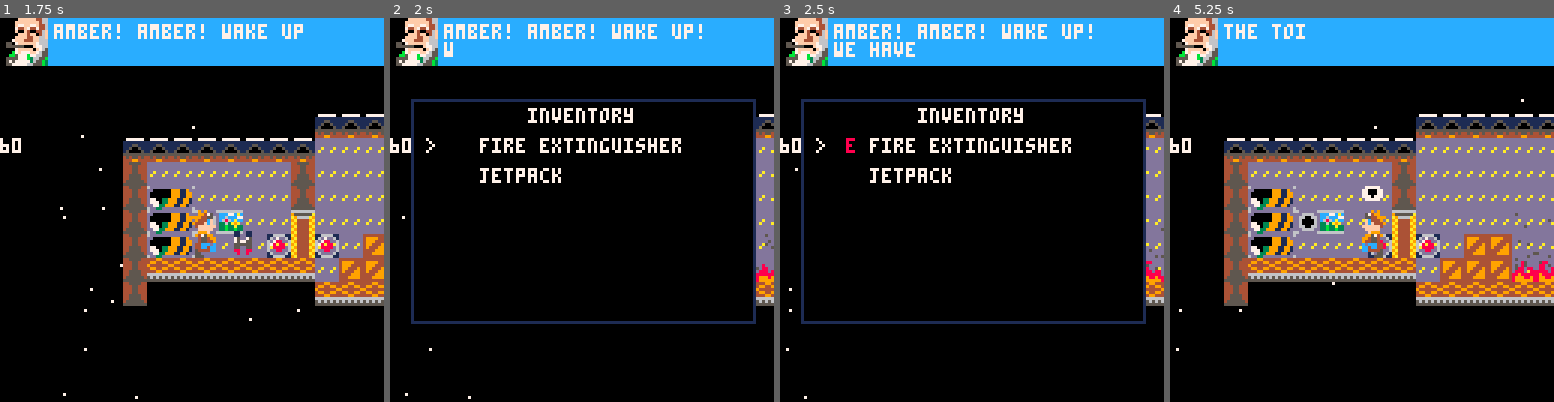
Above: before the commit, frames 1-4 (left to right).
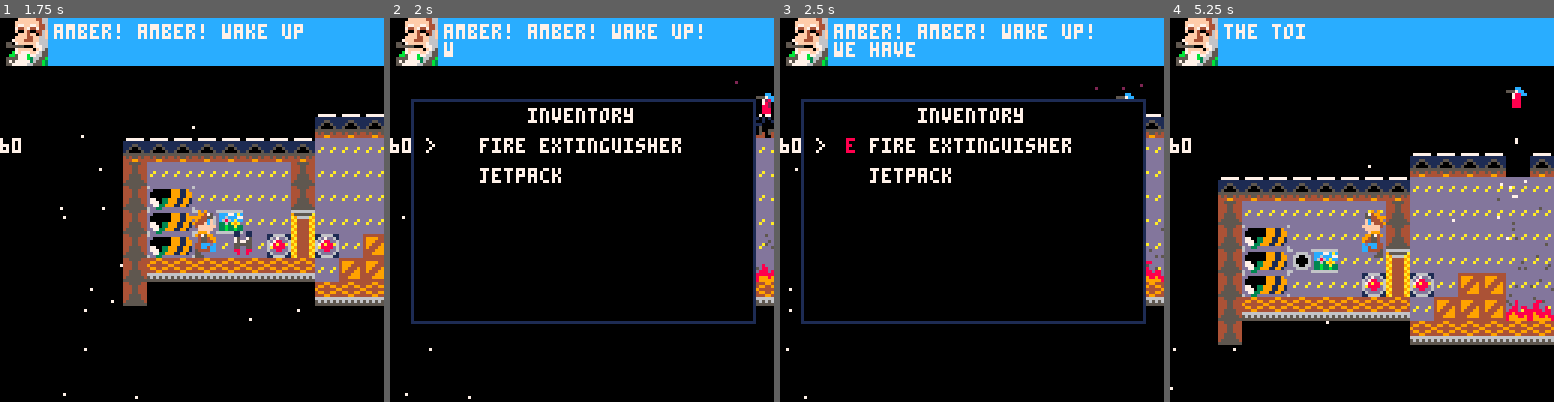
Above: after the commit, the same moments.

Repository: nsatragno/pico8-carts
Game: PICO-8 cartridge space_kludge/space_kludge.p8
The game is run twice, just before and just after one commit, with the same random seed, the same clock (stepped at 60 frames per second) and the same inputs.
Inputs:
- Up to frame 1 (1.75 s): tap X (X key) at 0.33, 1.07 s; tap O (Z key) at 0.7, 1.7 s; hold Right from 1.6 s (still down)
- Up to frame 2 (2 s): keep holding Right; tap X (X key) at 1.85 s
- Up to frame 3 (2.5 s): release Right at 2.1 s; tap O (Z key) at 2.1 s; hold Up 2.15-2.42 s; hold Right from 2.47 s (still down)
- Up to frame 4 (5.25 s): tap O (Z key) every 0.4 s from 2.5 to 4.9 s; tap X (X key) at 2.97, 4.08, 5.2 s; release Right at 3.03 s; hold Left 3.08-3.58 s; hold Down 3.63-3.97 s; hold Right 4.02-4.68 s; hold Up 4.73-5.03 s; hold Left from 5.08 s (still down)

Frame 1 is identical in both runs. In frame 2, 0.3% of the frame differs, in the area x 89-100%, y 16-32%; in frame 3, less than 0.1%; in frame 4, 35%, in the area x 0-100%, y 17-97%.

Commit message:
Workaround bug where a door closing on you spelled disaster.

Diff:
--- a/space_kludge/space_kludge.p8
+++ b/space_kludge/space_kludge.p8
@@ -622,9 +622,9 @@
         for rect in all(self:get_rects()) do
           if colliding_r_player(rect) then
             if g_player.x < rect.x + 4 then
-              g_player.x = rect.x - 8
+              g_player.x = rect.x - 9
             else
-              g_player.x = rect.x + 9
+              g_player.x = rect.x + 10
             end
           end
         end
@@ -727,7 +727,7 @@
   add(g_actors, create_fire(128, 64))
   add(g_actors, create_fire(136, 64))
 
-  --add(g_actors, create_denuvo(120, 0, 0, 0.2))
+  add(g_actors, create_denuvo(120, 0, 0, 0.2))
 
   g_map = {
     draw = function(self)
